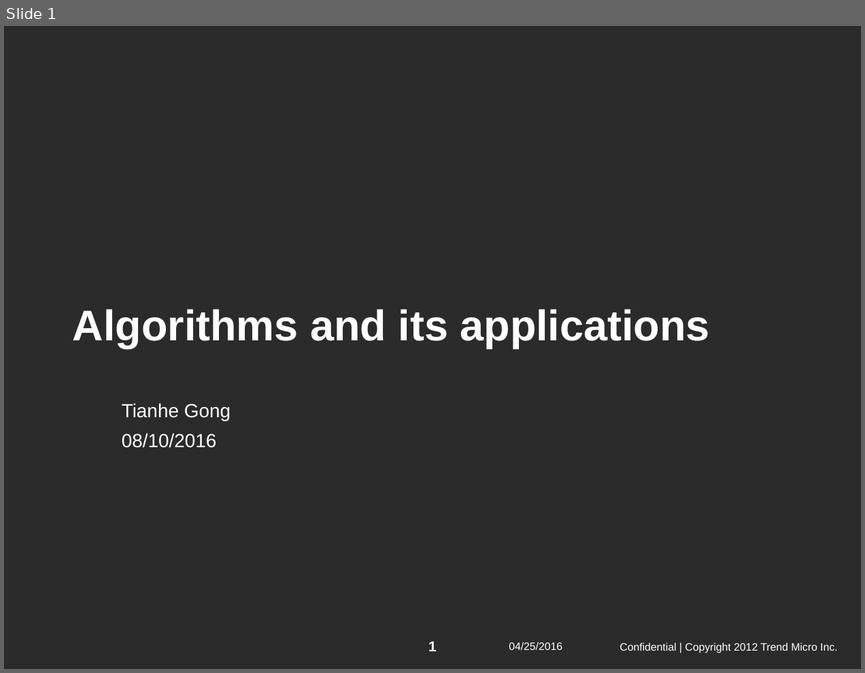
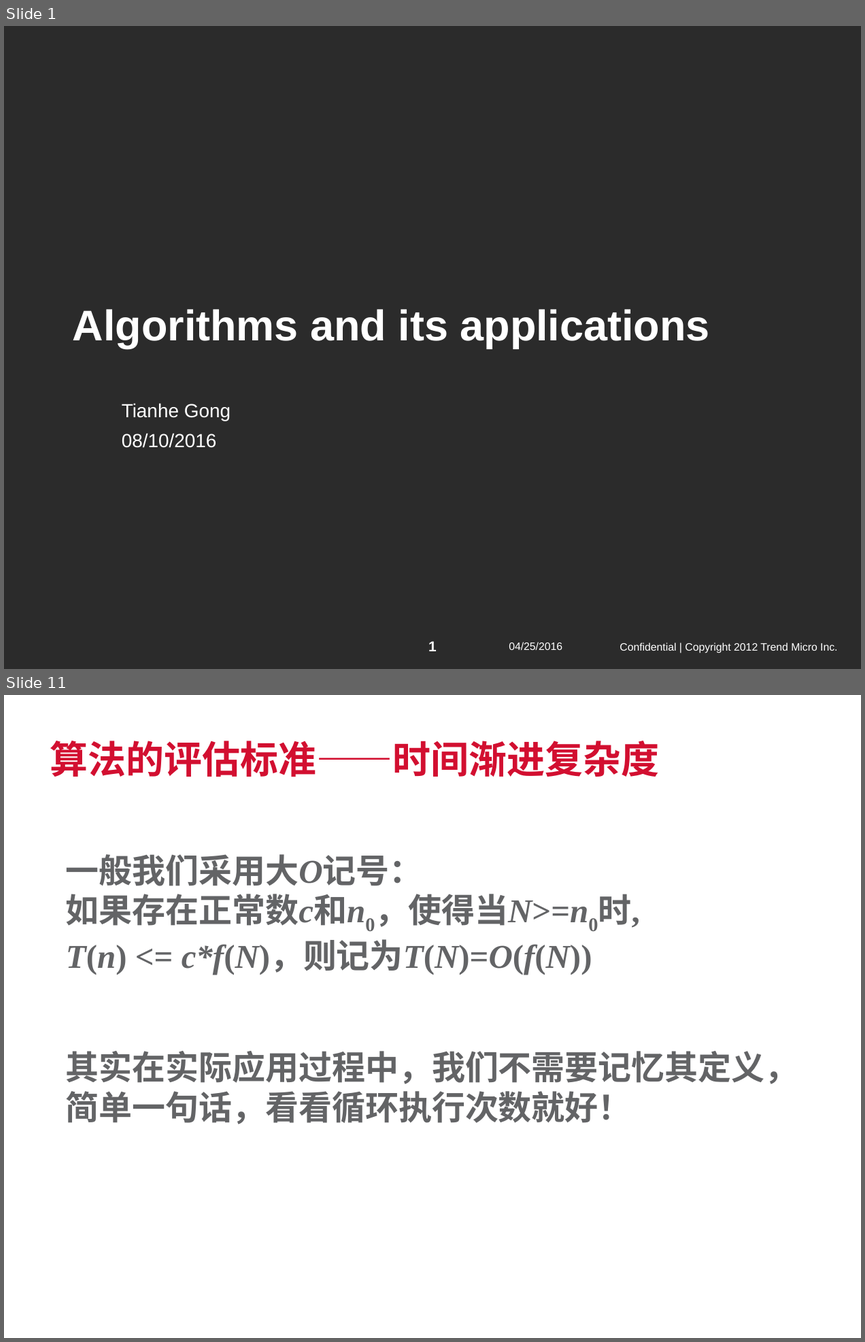
Before and after one commit to SherlockGn/documents, a slide deck: trendmicro template.pptx. Shown one above the other, each under a label of ours: slide 1 before the commit, slides 1 and 11 after it; the slides between them are not shown. The pictures are 865x673 and 865x1342 pixels, drawn with LibreOffice and Linux fonts; fonts in the diff are those of the drawing; background and template pictures are left out; a plain dark background stands for a picture behind light text. Boxes give left, top, right and bottom in pixels: in the first picture for what was removed or moved away, otherwise in the second. Text is boxed around its words. In the diff, an @@ line names an element or a change of style, - is before the commit and + after.

```diff
--- a/trendmicro template.pptx
+++ b/trendmicro template.pptx
@@ slide 11 added at bbox=[4, 695, 861, 1338], background #FFFFFF @@
@@ title added at bbox=[50, 741, 660, 777], 32 pt, text #D20F30, bold @@
+算法的评估标准——时间渐进复杂度
@@ text added at bbox=[66, 854, 592, 974], 28 pt, text #636466, bold @@
+一般我们采用大O记号：
+如果存在正常数c和n0，使得当N>=n0时,
+T(n) <= c*f(N)，则记为T(N)=O(f(N))
@@ text added at bbox=[66, 1051, 798, 1124], 28 pt, text #636466, bold @@
+其实在实际应用过程中，我们不需要记忆其定义，简单一句话，看看循环执行次数就好！
@@ text added at bbox=[10, 1308, 112, 1329], 9 pt, text #FFFFFF @@
+04/25/2016
@@ text added at bbox=[103, 1308, 375, 1325], 9 pt, text #FFFFFF @@
+Confidential | Copyright 2012 Trend Micro Inc.
```
Also in this commit, not shown: 1 slide changed, 9 other slides added, 3 other files.
